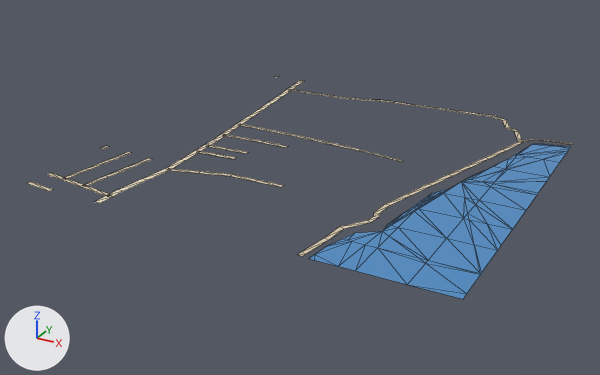
The glTF model public/assets/bengaluru-region-v1/tiles/t13_-39-l0.glb as it was, and as the next commit left it.
Both versions are drawn from a 50 mm camera at (7170.0, -20093.0, 366.0) aimed at (6725.0, -19284.0, -38.0). The lights are fixed; the arrows at lower left show +X, +Y and +Z. The picture after the commit comes second. Mesh edges are drawn as thin lines.

In view in the first picture: 'ground', 'water'.
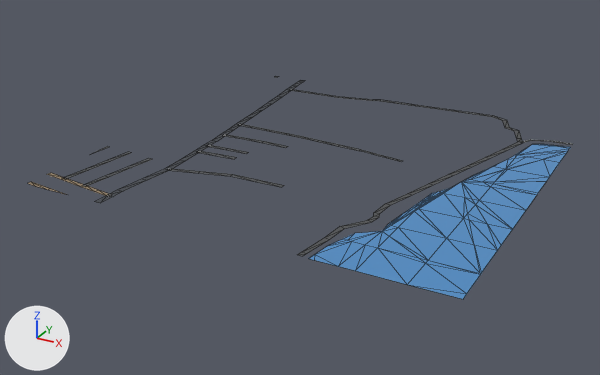
Scene script edits in JSON lines:
```json
{"block": "me_ground", "where": "# used by ob_ground; location = (6500.0, -19500.0, 0.0)"}
{"op": "remove", "block": "me_ground", "code": "me_ground.from_pydata(...)  # 202 vertices, 172 faces; spans x -3.0..500.0, y -3.0..500.0, z 1.0"}
{"op": "add", "block": "me_ground", "code": "me_ground.from_pydata(...)  # 203 vertices, 173 faces; spans x 0.0..500.0, y 0.0..500.0, z 1.0"}
{"block": "me_ground", "change": "me_ground part 1"}
{"block": "me_ground", "change": "1 vertex is removed from x 37.0, y 3.0, z 1.0"}
{"block": "me_ground", "change": "5 faces are deleted"}
{"block": "me_ground", "change": "1 vertex moves from x 37.0, y -3.0, z 1.0 to x 13.0, y 0.0, z 1.0"}
{"block": "me_ground", "change": "3 vertices are added at (32.0, 0.0, 1.0), (32.0, 4.0, 1.0), (61.0, 0.0, 1.0)"}
{"block": "me_ground", "change": "7 new faces join them"}
{"block": "me_ground", "change": "me_ground part 2: 163 kept faces spanning x 0.0..474.0, y 0.0..500.0, z 1.0 get new vertex colours; the middle colour goes from beige #d7c9ae to dark grey #535556"}
{"block": "me_ground", "change": "other edits to the shape of me_ground do not show in these pictures"}
```

Where the change shows, as pixel boxes (x1, y1, x2, y2) in the pictures (600 x 375 px; the box of a moved part takes in the faces that stretch with it):
```json
{"part": 1, "of": "me_ground", "change": "moved or reshaped", "before": [28, 173, 113, 203], "after": [28, 173, 113, 203]}
{"part": 2, "of": "me_ground", "change": "recoloured", "before": [28, 76, 550, 256], "after": [28, 76, 550, 256]}
```
